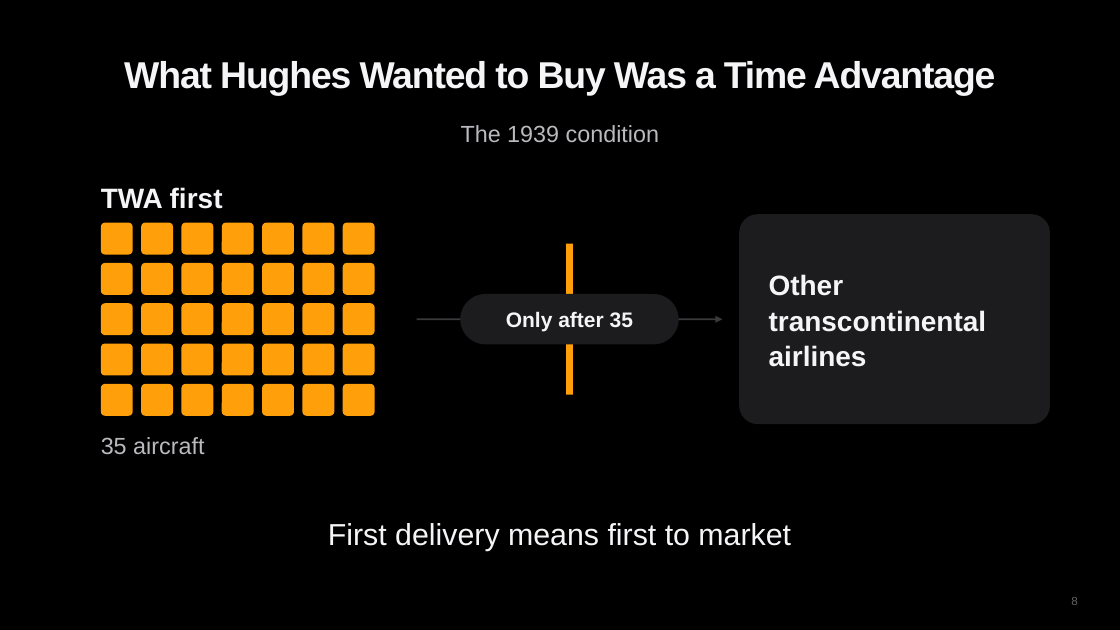
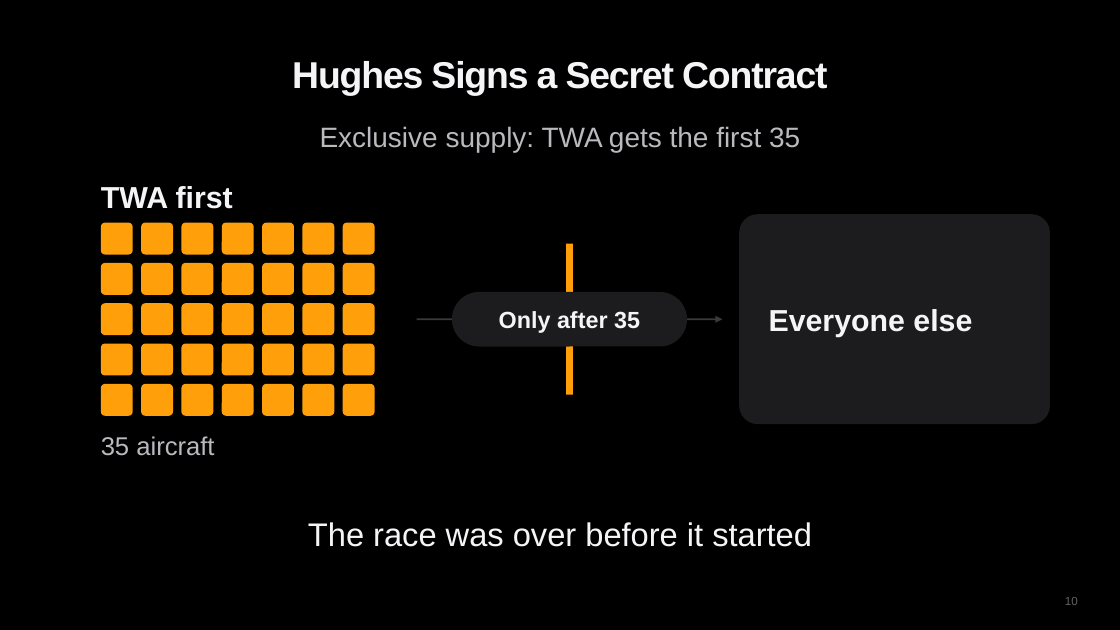
Before and after one commit to diuneilomochaufahai/claude, a slide deck: slide 10 of Constellation_Visual_Pitch_EN.pptx (slide 8 before the commit). Drawn at 1120x630 pixels with LibreOffice and Linux fonts; fonts in the diff are those of the drawing. Boxes give left, top, right and bottom in pixels: in the first picture for what was removed or moved away, otherwise in the second. Text is boxed around its words. In the diff, an @@ line names an element or a change of style, - is before the commit and + after.

```diff
--- a/Constellation_Visual_Pitch_EN.pptx
+++ b/Constellation_Visual_Pitch_EN.pptx
@@ title at (292, 61, 828, 95): text changed @@
-What Hughes Wanted to Buy Was a Time Advantage
+Hughes Signs a Secret Contract
@@ text at (320, 126, 800, 152): text changed; size 20 to 24 pt @@
-The 1939 condition
+Exclusive supply: TWA gets the first 35
@@ text "TWA first" at (101, 186, 233, 209): size 24 to 26 pt @@
@@ text "Only after 35": place and size @@
-text "Only after 35" at (506, 311, 633, 332)
+text "Only after 35" at (499, 311, 640, 333)
@@ text "Only after 35" at (499, 311, 640, 333): size 18 to 20 pt @@
@@ rounded rectangle: place and size @@
-rounded rectangle at (460, 294, 679, 344)
+rounded rectangle at (452, 292, 687, 347)
@@ text at (769, 309, 972, 337): text changed; size 24 to 26 pt @@
-Other transcontinental airlines
+Everyone else
@@ text "35 aircraft" at (101, 436, 214, 456): size 20 to 22 pt @@
@@ text at (308, 522, 812, 547): text changed; size 26 to 28 pt @@
-First delivery means first to market
+The race was over before it started
@@ page number at (1065, 597, 1078, 605): text changed @@
-8
+10
```
Also in this commit, not shown: 15 other slides changed, 5 slides added, 2 slides removed, 1 other file.
